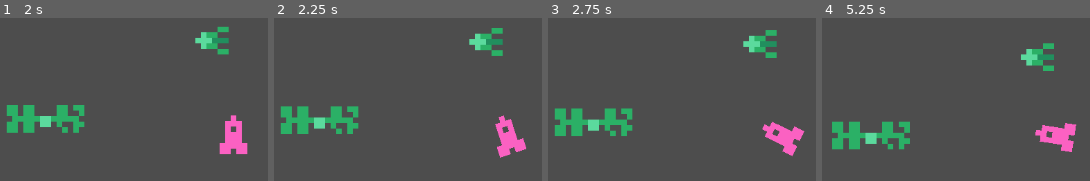
Above: before the commit, frames 1-4 (left to right).
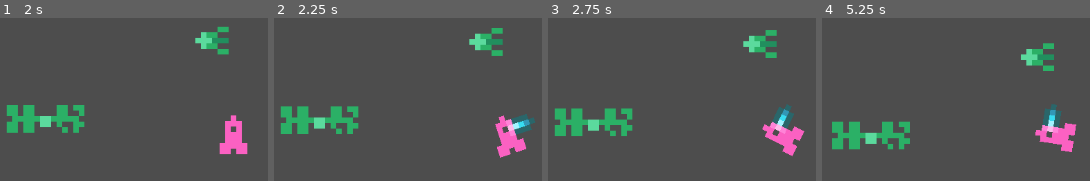
Above: after the commit, the same moments.

Repository: Salkin-Niklas/exgat
Game: Godot game, scene res://scenes/testing.tscn
Same seed, same stepped clock (60 frames per second), same inputs: the game is played once before the commit and once after it.
Inputs:
- Up to frame 1 (2 s): tap Enter at 0.5 s; hold Space 0.53-1.28 s; tap W (Boost) at 1.35 s; tap Space at 1.52, 1.55, 1.82 s
- Up to frame 2 (2.25 s): tap Enter at 2 s; hold A (TurnL) from 2.03 s (still down)
- Up to frame 3 (2.75 s): keep holding A (TurnL); tap Space at 2.3 s
- Up to frame 4 (5.25 s): release A (TurnL) at 2.78 s; tap D (TurnR) at 2.85 s; tap Space at 3.02, 3.05, 3.32, 3.5, 4.52, 4.55, 4.82 s; hold Space 3.53-4.28 s; tap W (Boost) at 4.35 s; hold A (TurnL) from 5.03 s (still down)

Frame 1 is identical in both runs. In frame 2, 0.9% of the frame differs, in the area x 86-98%, y 58-73%; in frame 3, 0.9%; in frame 4, 0.9%, in the area x 82-90%, y 52-71%.

Commit message:
ADD: tractor beam

Diff:
--- a/scenes/player.tscn
+++ b/scenes/player.tscn
@@ -82,6 +82,9 @@
 radius = 14.0
 height = 58.0
 
+[sub_resource type="ConvexPolygonShape2D" id="ConvexPolygonShape2D_g2els"]
+points = PackedVector2Array(-4, -30, -30, -85, -20, -103, 0, -112, 20, -103, 30, -85, 4, -30)
+
 [node name="Player" type="CharacterBody2D"]
 floor_stop_on_slope = false
 floor_block_on_wall = false
@@ -104,4 +107,15 @@
 wait_time = 0.1
 one_shot = true
 
+[node name="Tractor" type="Area2D" parent="."]
+monitoring = false
+monitorable = false
+
+[node name="CollisionShape2D" type="CollisionShape2D" parent="Tractor"]
+shape = SubResource("ConvexPolygonShape2D_g2els")
+
+[node name="AnimatedSprite2D" type="AnimatedSprite2D" parent="Tractor"]
+
 [connection signal="timeout" from="HitEffectTimeout" to="." method="_on_hit_effect_timeout_timeout"]
+[connection signal="body_entered" from="Tractor" to="." method="_on_tractor_body_entered"]
+[connection signal="body_exited" from="Tractor" to="." method="_on_tractor_body_exited"]
--- a/scenes/station.tscn
+++ b/scenes/station.tscn
@@ -48,4 +48,4 @@
 texture = ExtResource("3_csis4")
 offset = Vector2(8, 0)
 
-[connection signal="area_shape_entered" from="." to="." method="_on_area_shape_entered"]
+[connection signal="body_shape_entered" from="." to="." method="_on_body_shape_entered"]
--- a/scripts/player.gd
+++ b/scripts/player.gd
@@ -4,24 +4,13 @@
 const FRICTION: float = 0.1 # TODO implement ?
 const BOOST_FORCE: float = 100
 
-var health: int = 3
+var health: float = 100.0
+
+var trapped_debris: Array[RigidBody2D] = []
 
 signal health_changed(health: int)
 
-func _physics_process(_delta):
-	# after calling move_and_slide()
-	for i in get_slide_collision_count():
-		var c := get_slide_collision(i)
-		if c.get_collider() is RigidBody2D:
-			var impulse: Vector2 = Vector2(sin(rotation), cos(rotation))#-c.get_normal()/Vector2(sin(rotation), cos(rotation)) #* velocity.length()/10
-			c.get_collider().apply_impulse(impulse, c.get_position())
-			#if impulse.length() > 10 and $HitEffectTimeout.is_stopped():
-			health -= 1
-			health_changed.emit(health)
-			$HitEffectTimeout.start()
-			$Sprite.modulate = Color(2,2,2)
-
-func _process(delta: float) -> void:
+func _physics_process(delta: float) -> void:
 	var base: String = "idle"
 	if Input.is_action_pressed("Boost"):
 		velocity.x += BOOST_FORCE*delta * sin(rotation)
@@ -39,6 +28,50 @@
 		$Sprite.animation = base
 	else: $Sprite.animation = "idle"
 
+	## after calling move_and_slide()
+	#for i in get_slide_collision_count():
+		#var c := get_slide_collision(i)
+		#if c.get_collider() is RigidBody2D:
+			##var impulse: Vector2 = Vector2(sin(rotation), -cos(rotation))#-c.get_normal()/Vector2(sin(rotation), cos(rotation)) #* velocity.length()/10
+			##impulse
+			##c.get_collider().apply_impulse(impulse, c.get_position())
+			###if impulse.length() > 10 and $HitEffectTimeout.is_stopped():
+			##$HitEffectTimeout.start()
+			##$Sprite.modulate = Color(2,2,2)
+			#
+			#var damage: float = abs(c.get_collider().linear_velocity.dot(c.get_normal())) + abs(self.velocity.dot(c.get_normal()))
+			#if damage < 5.0:
+				#damage = 0.0
+			#print(damage)
+			#health-= damage
+			#health_changed.emit(health)
+
+	if Input.is_key_pressed(KEY_SPACE):
+		$Tractor.monitoring = true
+	else:
+		$Tractor.monitoring = false
+
+	if $Tractor.monitoring == true:
+		for d in trapped_debris:
+			var force: Vector2 = Vector2(0,0)
+			force -= (d.global_position-(global_position+Vector2(0,-85).rotated(rotation)))*10
+			force -= (d.linear_velocity-velocity)*100
+			print(d.linear_velocity)
+			d.apply_central_force(force)
+		print(velocity)
+
+
 
 func _on_hit_effect_timeout_timeout() -> void:
 	$Sprite.modulate = Color(1,1,1)
+
+
+func _on_tractor_body_entered(body: Node2D) -> void:
+	print(body)
+	if body is RigidBody2D:
+		trapped_debris.append(body)
+
+
+func _on_tractor_body_exited(body: Node2D) -> void:
+	if body is RigidBody2D:
+		trapped_debris.erase(body)
--- a/scripts/station.gd
+++ b/scripts/station.gd
@@ -2,7 +2,6 @@
 
 var health: float = 0
 
-signal health_changed(val: float)
 signal gameover()
 
 func _process(_delta: float) -> void:
@@ -11,10 +10,11 @@
 		$Sprite2D.texture = preload("res://assets/station/station.png")
 		$Sprite2D.hide()
 
-func _on_area_shape_entered(_area_rid: RID, area: Area2D, area_shape_index: int, local_shape_index: int) -> void:
-	var other_shape_owner = area.shape_find_owner(area_shape_index)
-	var other_shape_node = area.shape_owner_get_owner(other_shape_owner)
-	other_shape_node.get_parent().destroy()
+func _on_body_shape_entered(_body_rid: RID, body: Node2D, _body_shape_index: int, local_shape_index: int) -> void:
+	#var other_shape_owner = body.shape_find_owner(body_shape_index)
+	#var other_shape_node = body.shape_owner_get_owner(other_shape_owner)
+	#other_shape_node.get_parent().destroy()
+	body.destroy()
 
 	var local_shape_owner = shape_find_owner(local_shape_index)
 	var local_shape_node = shape_owner_get_owner(local_shape_owner)
@@ -22,5 +22,4 @@
 	local_shape_node.get_child(0).texture.hide()
 	local_shape_node.disabled = true
 	health -= 1
-	emit_signal("health_changed", health)
 	print("station damaged, ", health)
Not shown: 1 places in scenes/player.tscn that only renumber resources
